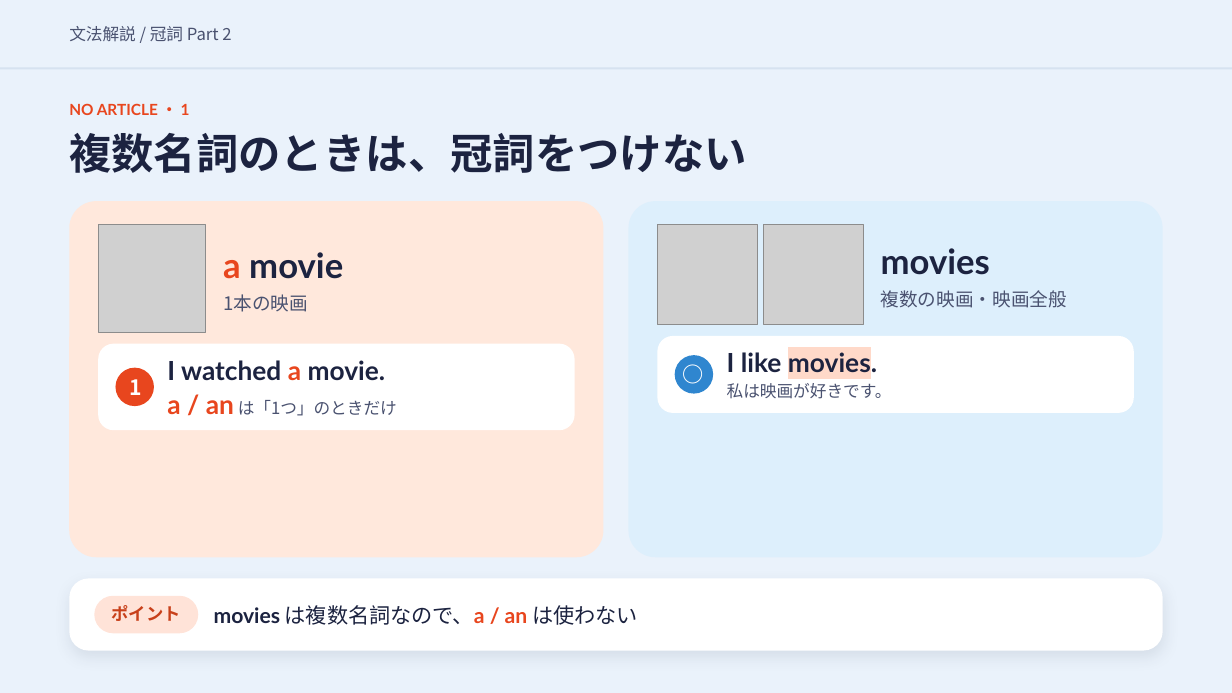
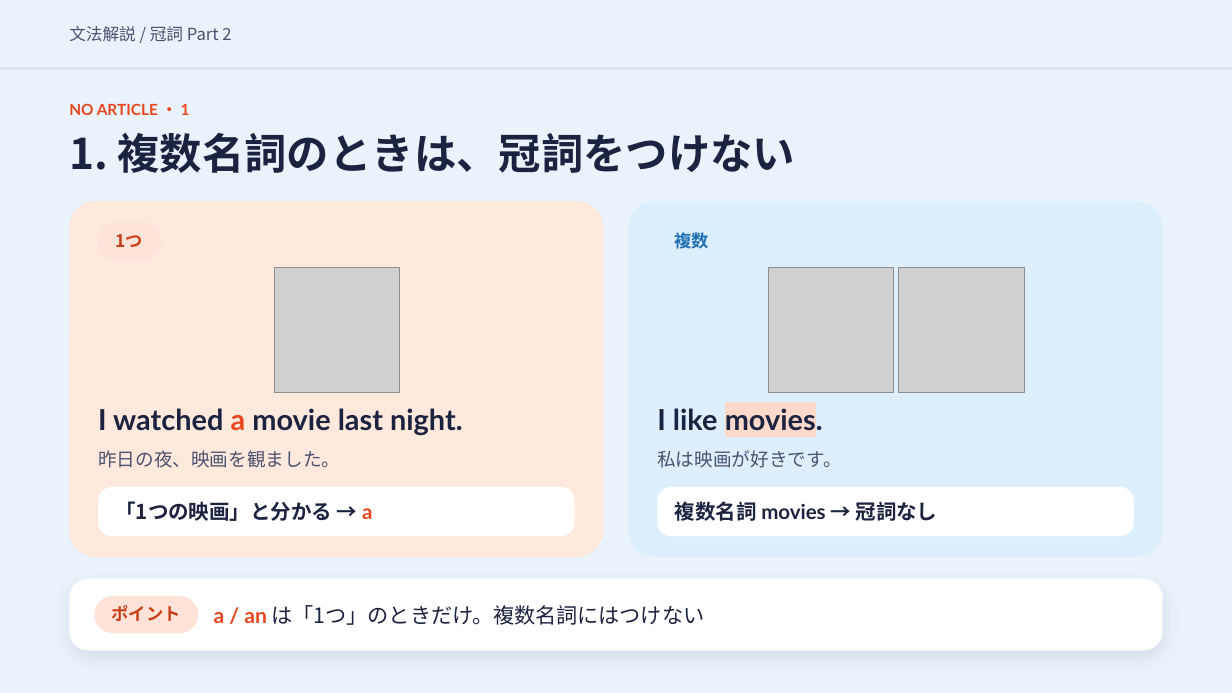
Before and after one commit to hinakajisaki-dev/hina-english, a slide deck: slide 19 of matome/articles-2/articles-2-slides.pptx (slide 20 before the commit). Drawn at 1232x693 pixels with LibreOffice and Linux fonts; fonts in the diff are those of the drawing; grey boxes stand for pictures. Boxes give left, top, right and bottom in pixels: in the first picture for what was removed or moved away, otherwise in the second. Text is boxed around its words. In the diff, an @@ line names an element or a change of style, - is before the commit and + after.

```diff
--- a/matome/articles-2/articles-2-slides.pptx
+++ b/matome/articles-2/articles-2-slides.pptx
@@ text at (69, 133, 795, 173): text changed @@
-複数名詞のときは、冠詞をつけない
+1. 複数名詞のときは、冠詞をつけない
@@ rounded rectangle added at (98, 223, 161, 261), fill #FFE3D8 @@
@@ text added at (115, 234, 143, 247), 13.5 pt, text #C8401A, bold @@
+1つ
@@ rounded rectangle added at (657, 223, 726, 261), fill #DCEFFC @@
@@ text added at (675, 232, 710, 249), 13.5 pt, text #1F6FB2, bold @@
+複数
@@ text removed at (223, 252, 343, 279) @@
-a movie
@@ picture: place and size @@
-picture at (98, 225, 206, 333)
+picture at (274, 268, 399, 393)
@@ picture: place and size @@
-picture at (763, 225, 863, 324)
+picture at (768, 268, 893, 393)
@@ text removed at (881, 248, 990, 275) @@
-movies
@@ picture: place and size @@
-picture at (657, 225, 757, 324)
+picture at (899, 268, 1024, 393)
@@ text removed at (223, 294, 308, 312) @@
-1本の映画
@@ text removed at (881, 290, 1067, 308) @@
-複数の映画・映画全般
@@ ellipse removed at (675, 355, 714, 394) @@
@@ ellipse removed at (116, 368, 154, 407) @@
@@ text removed at (129, 379, 141, 395) @@
-1
@@ text removed at (665, 360, 724, 390) @@
-○
@@ text at (98, 408, 463, 436): text changed; size 20.5 to 22.5 pt @@
-I watched a movie.
+I watched a movie last night.
@@ text removed at (167, 400, 397, 416) @@
-a / an は「1つ」のときだけ
@@ text "I like movies.": place and size @@
-text "I like movies." at (727, 350, 877, 378)
+text "I like movies." at (657, 405, 823, 436)
@@ text "I like movies." at (657, 405, 823, 436): size 20.5 to 22.5 pt @@
@@ text "私は映画が好きです。": place and size @@
-text "私は映画が好きです。" at (727, 383, 892, 399)
+text "私は映画が好きです。" at (657, 450, 841, 468)
@@ text "私は映画が好きです。" at (657, 450, 841, 468): size 13 to 14.5 pt @@
@@ text added at (98, 450, 340, 468), 14.5 pt, text #4A5270 @@
+昨日の夜、映画を観ました。
@@ rounded rectangle: place and size @@
-rounded rectangle at (98, 344, 575, 431)
+rounded rectangle at (98, 487, 575, 536)
@@ rounded rectangle at (98, 487, 575, 536): proportions changed @@
@@ text added at (115, 501, 372, 521), 16 pt, text #1C2340, bold @@
+「1つの映画」と分かる → a
@@ rounded rectangle at (657, 487, 1134, 536): proportions changed @@
@@ rounded rectangle: place and size @@
-rounded rectangle at (657, 336, 1134, 413)
+rounded rectangle at (657, 487, 1134, 536)
@@ text added at (675, 501, 938, 521), 16 pt, text #1C2340, bold @@
+複数名詞 movies → 冠詞なし
@@ text at (214, 605, 705, 625): text changed @@
-movies は複数名詞なので、a / an は使わない
+a / an は「1つ」のときだけ。複数名詞にはつけない
```
Also in this commit, not shown: 9 other slides changed, 2 slides added, 2 slides removed, 9 other files.
